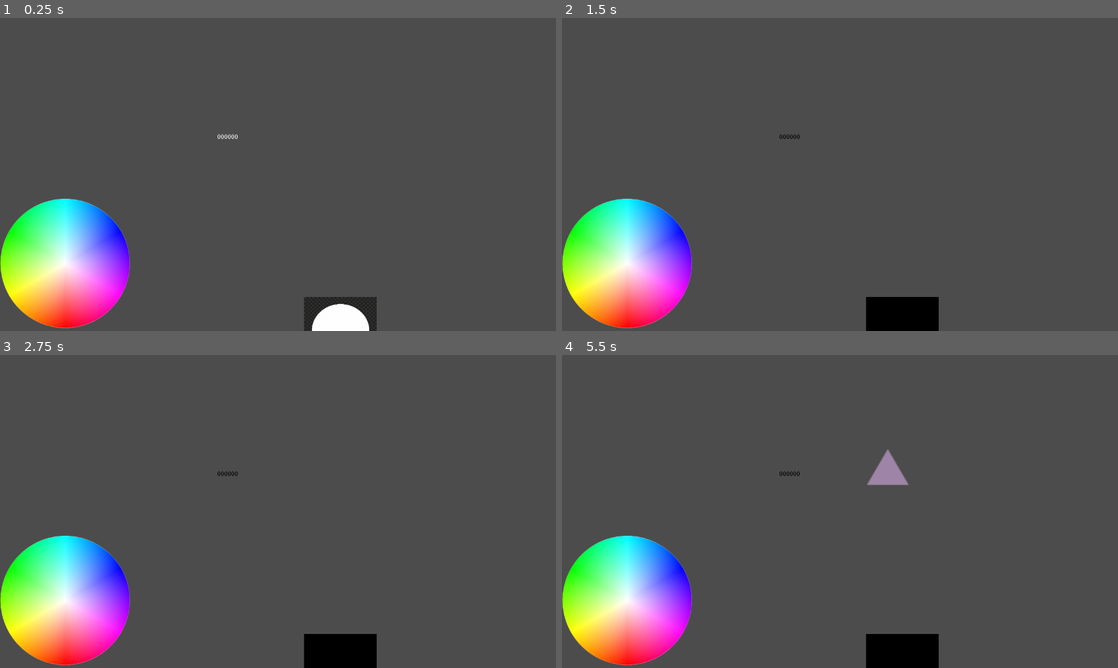
Above: before the commit, frames 1-4 (two rows, left to right).
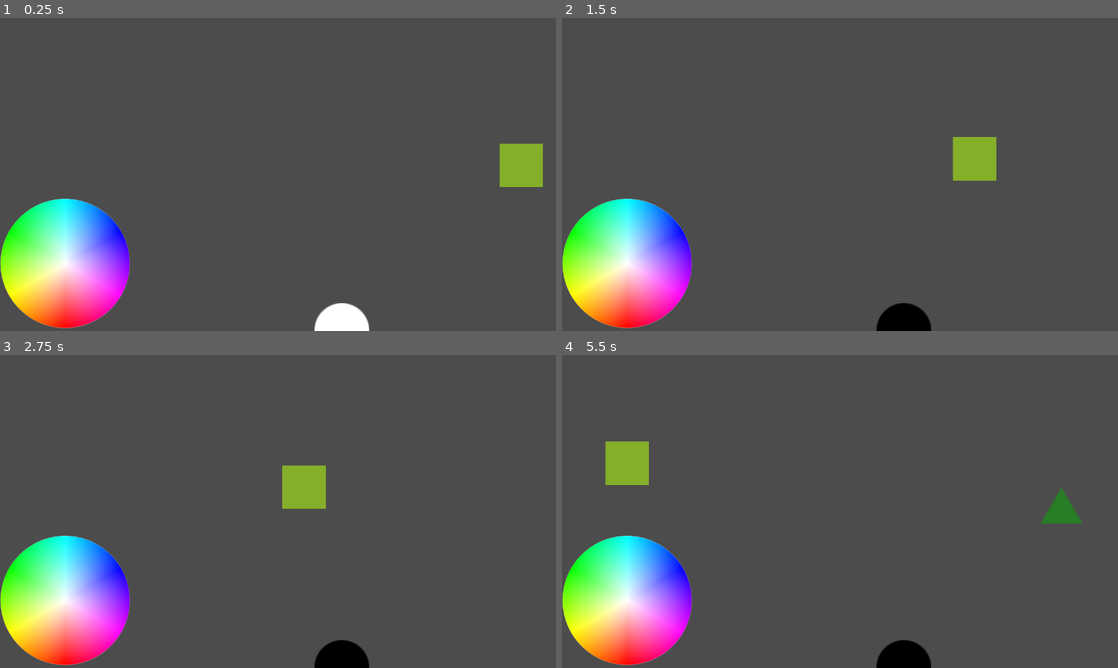
Above: after the commit, the same moments.

Repository: fgonzale99/gravedad
Game: Godot game, scene res://main.tscn
Same seed, same stepped clock (60 frames per second), same inputs: the game is played once before the commit and once after it.
Inputs (mouse positions are in pixels of both pictures, inside the frame that each line leads up to):
- Up to frame 1 (0.25 s): no input
- Up to frame 2 (1.5 s): move the mouse to (962, 158) at 0.52 s; click (962, 158) at 0.67 s; move the mouse to (728, 190) at 1.27 s; click (728, 190) at 1.42 s
- Up to frame 3 (2.75 s): move the mouse to (333, 442) at 2.02 s; click (333, 442) at 2.17 s
- Up to frame 4 (5.5 s): move the mouse to (812, 574) at 2.77 s; click (812, 574) at 2.92 s; move the mouse to (1006, 558) at 3.52 s; click (1006, 558) at 3.67 s; move the mouse to (673, 464) at 4.27 s; click (673, 464) at 4.42 s; move the mouse to (867, 511) at 5.02 s; click (867, 511) at 5.17 s

The runs differ from the first frame. In frame 1, 1.9% of the frame differs, in the area x 39-98%, y 37-100%; in frame 2, 1.9%; in frame 3, 1.9%; in frame 4, 2.8%, in the area x 7-94%, y 27-100%.

Commit message:
Codigo ajustado con cuadrados

Diff:
--- a/Main.gd
+++ b/Main.gd
@@ -1,15 +1,29 @@
 extends Node2D
 var Enemy = preload ("res://enemigo.tscn")
 
-const images = [preload("res://assets/enemies/box 1.png"),
-				preload("res://assets/enemies/computer 2.png"),
-				preload("res://assets/enemies/screen 3.png")]
+export (String) var selectedColor = "ffffff"
 
 
+
+
+
+#establece centrado de pantalla
 func _ready():
 	OS.set_window_position(
 		OS.get_screen_position(OS.get_current_screen()) +
 		OS.get_screen_size()*0.5 - OS.get_window_size()*0.5)
+	spawn_Enemy()
+
+
+
+func color_wheel_selection(coordenadasMouse):
+	var image=get_node("ColorWheel").get_texture().get_data()
+	image.lock()
+	var posicionAbsolutaWheel=get_node("ColorWheel").position
+	var pickedColor=image.get_pixel(coordenadasMouse.x-posicionAbsolutaWheel.x,
+	coordenadasMouse.y-posicionAbsolutaWheel.y)
+	image.unlock()
+	return pickedColor
 
 
 # Called every frame. 'delta' is the elapsed time since the previous frame.
@@ -20,28 +34,16 @@
 func _input(event):
 	if event is InputEventMouseButton:
 		if event.pressed:
-			var image=get_node("ColorWheel").get_texture().get_data()
-			image.lock()
-
-			var posicionAbsolutaWheel=get_node("ColorWheel").position
-			print(posicionAbsolutaWheel)
-
-
-			var pickedColor=image.get_pixel(event.position.x-posicionAbsolutaWheel.x,
-			event.position.y-posicionAbsolutaWheel.y)
-			get_node("CanvasLayer/Label").text=pickedColor.to_html(false)
-			get_node("CanvasLayer/Label").set("custom_colors/font_color", pickedColor)
-			image.unlock()
-
+			var pickedColor=color_wheel_selection(event.position)
+			selectedColor=pickedColor.to_html(false)
+			#get_node("CanvasLayer/Label").text=pickedColor.to_html(false)
+			#get_node("CanvasLayer/Label").set("custom_colors/font_color", pickedColor)
 			get_node("Graviton").modulate=Color(pickedColor)
 
 
 
-func _on_EnemyTimer_timeout():
-
-
+func spawn_Enemy():
 	randomize()
-
 	var Enemy = load ("res://enemigo.tscn")
 	var e = Enemy.instance()
 	#e.rotation=rand_range(0,360)
@@ -50,3 +52,9 @@
 	e.position.x=1250
 	e.get_node('Sprite').set_texture(preload('res://assets/triangle.png'))
 	add_child(e)
+
+
+
+func _on_EnemyTimer_timeout():
+
+	spawn_Enemy()
--- a/Main.tscn
+++ b/Main.tscn
@@ -2,13 +2,13 @@
 
 [ext_resource path="res://Main.gd" type="Script" id=1]
 [ext_resource path="res://assets/color-wheel.png" type="Texture" id=2]
-[ext_resource path="res://assets/download-white-circle-png-31629716484axd08oupl9.png" type="Texture" id=3]
+[ext_resource path="res://assets/circle.png" type="Texture" id=3]
 
 [node name="EscenaPrincipal" type="Node2D"]
 script = ExtResource( 1 )
 
 [node name="EnemyTimer" type="Timer" parent="."]
-wait_time = 3.0
+wait_time = 5.0
 autostart = true
 
 [node name="ColorWheel" type="Sprite" parent="."]
@@ -16,22 +16,9 @@
 texture = ExtResource( 2 )
 offset = Vector2( 150, 150 )
 
-[node name="CanvasLayer" type="CanvasLayer" parent="."]
-offset = Vector2( 500, 300 )
-transform = Transform2D( 1, 0, 0, 1, 500, 300 )
-
-[node name="Label" type="Label" parent="CanvasLayer"]
-margin_top = -33.0
-margin_right = 149.0
-margin_bottom = 31.0
-text = "000000"
-__meta__ = {
-"_edit_use_anchors_": false
-}
-
 [node name="Graviton" type="Sprite" parent="."]
-position = Vector2( 784, 719 )
-scale = Vector2( 0.347917, 0.320833 )
+position = Vector2( 786, 720 )
+scale = Vector2( 2, 2 )
 texture = ExtResource( 3 )
 
 [connection signal="timeout" from="EnemyTimer" to="." method="_on_EnemyTimer_timeout"]
--- a/enemigo.gd
+++ b/enemigo.gd
@@ -3,23 +3,27 @@
 var h_speed = 200
 var v_speed = 0
 
-export (String, FILE) var file_name = ""
-# Declare member variables here. Examples:
-# var a = 2
-# var b = "text"
+const images = [preload("res://assets/triangle.png"),
+				preload("res://assets/cuadrado.png")]
 
+const figuras=['Triangulo','Cuadrado']
 
 # Called when the node enters the scene tree for the first time.
 func _ready():
+	randomize()
+	var indiceImagen=int(rand_range(0,2))
+
+
+	get_node("Sprite").texture=images[indiceImagen]
+
+
+
 	var newColor=Color(rand_range(0,1), rand_range(0,1),rand_range(0,1),1)
 	#var newColor=Color(0, 0, 1 ,1)
 	get_node("Sprite").modulate  = newColor
+	pass # Replace with function body.
 
 
-
-
-
-	pass # Replace with function body.
 
 
 # Called every frame. 'delta' is the elapsed time since the previous frame.
@@ -28,23 +32,12 @@
 func _physics_process(delta):
 
 	var spriteColor= get_node("Sprite").modulate
-	var selectedColor= Color(get_parent().get_node('CanvasLayer/Label').text)
-
-	var li_c = selectedColor.linear_interpolate(spriteColor, 0.5) # Equivalent to Color(0.5, 0.5, 0.0)
-
+	var selectedColor= Color(get_parent().selectedColor)
 	var grav = sqrt(pow(selectedColor[0]-spriteColor[0],2) + pow(selectedColor[1]-spriteColor[1],2) + pow(selectedColor[2]-spriteColor[2],2))
 	print(grav)
 	var acc = 2.2
 	v_speed = v_speed + (sqrt(3) * acc/2 - grav * acc)
-
 	move_and_slide(Vector2(-h_speed, v_speed))
-
-
-
-
-
-
-
 
 
 
--- a/main.tscn
+++ b/main.tscn
@@ -2,13 +2,13 @@
 
 [ext_resource path="res://Main.gd" type="Script" id=1]
 [ext_resource path="res://assets/color-wheel.png" type="Texture" id=2]
-[ext_resource path="res://assets/download-white-circle-png-31629716484axd08oupl9.png" type="Texture" id=3]
+[ext_resource path="res://assets/circle.png" type="Texture" id=3]
 
 [node name="EscenaPrincipal" type="Node2D"]
 script = ExtResource( 1 )
 
 [node name="EnemyTimer" type="Timer" parent="."]
-wait_time = 3.0
+wait_time = 5.0
 autostart = true
 
 [node name="ColorWheel" type="Sprite" parent="."]
@@ -16,22 +16,9 @@
 texture = ExtResource( 2 )
 offset = Vector2( 150, 150 )
 
-[node name="CanvasLayer" type="CanvasLayer" parent="."]
-offset = Vector2( 500, 300 )
-transform = Transform2D( 1, 0, 0, 1, 500, 300 )
-
-[node name="Label" type="Label" parent="CanvasLayer"]
-margin_top = -33.0
-margin_right = 149.0
-margin_bottom = 31.0
-text = "000000"
-__meta__ = {
-"_edit_use_anchors_": false
-}
-
 [node name="Graviton" type="Sprite" parent="."]
-position = Vector2( 784, 719 )
-scale = Vector2( 0.347917, 0.320833 )
+position = Vector2( 786, 720 )
+scale = Vector2( 2, 2 )
 texture = ExtResource( 3 )
 
 [connection signal="timeout" from="EnemyTimer" to="." method="_on_EnemyTimer_timeout"]
Binary file added: assets/circle.png
Not shown, added: assets/circle.png.import
Binary file added: assets/cuadrado.png
Not shown, added: assets/cuadrado.png.import
